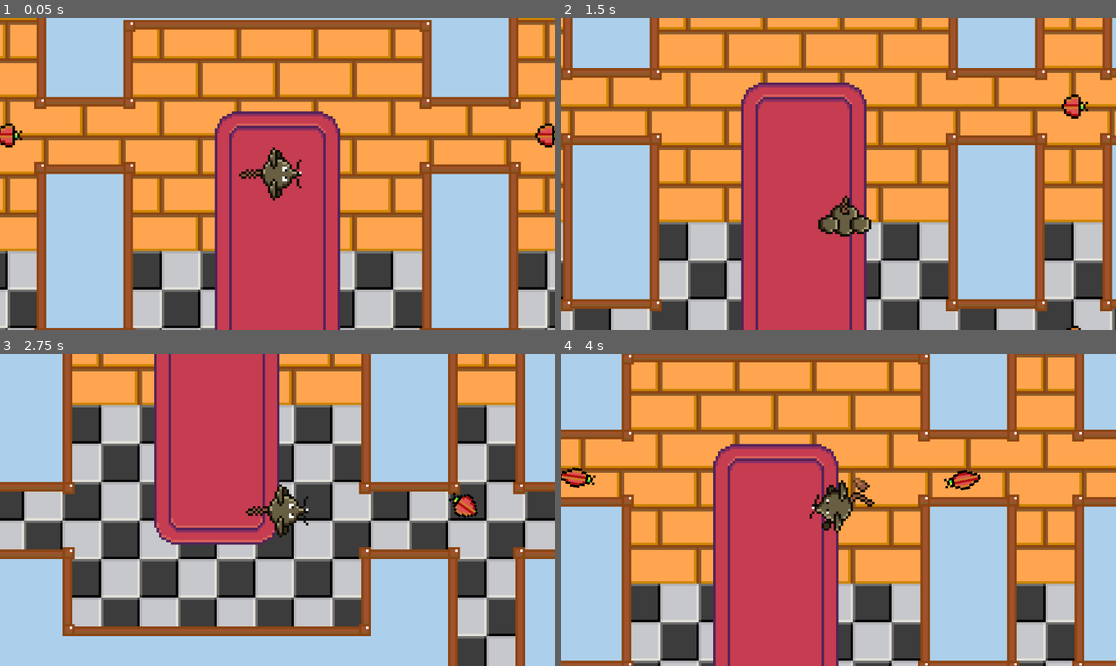
Above: before the commit, frames 1-4 (two rows, left to right).
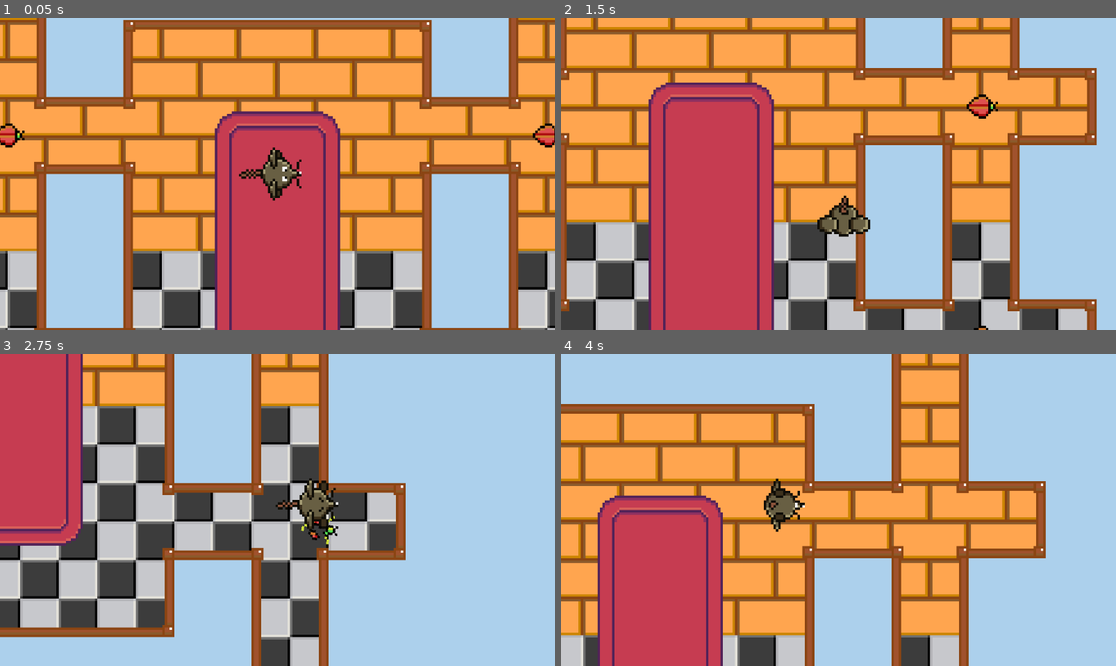
Above: after the commit, the same moments.

Repository: rasmussvala/TDDD23-Cheddar-Chase
Game: Godot game, scene res://scenes/game.tscn
Two runs of this game, one before a commit and one after it. Both use one fixed random seed, a clock stepped at 60 frames per second and the inputs below. This scene is started directly instead of the project's main scene.
Inputs:
- Up to frame 1 (0.05 s): no input
- Up to frame 2 (1.5 s): hold Right (ui_right) 0.53-1.28 s; tap F (ui_attack) at 0.6 s; tap Shift (ui_shift) at 0.8, 1.35 s; hold Down (ui_down) from 1.28 s (still down)
- Up to frame 3 (2.75 s): tap F (ui_attack) at 1.55, 2.1 s; release Down (ui_down) at 2.03 s; hold Right (ui_right) from 2.03 s (still down); tap Shift (ui_shift) at 2.3 s
- Up to frame 4 (4 s): release Right (ui_right) at 2.78 s; hold Up (ui_up) 2.78-3.53 s; tap Shift (ui_shift) at 2.85, 3.8 s; tap F (ui_attack) at 3.05, 3.6 s; hold Left (ui_left) from 3.53 s (still down)

The runs differ from the first frame. In frame 1, 0.1% of the frame differs, in the area x 0-100%, y 35-41%; in frame 2, 76%; in frame 3, 77%; in frame 4, 80%, in the area x 0-100%, y 0-100%.

Commit message:
Added Player health and damage
Now the player can die from the damage from bugs! Some bugs (haha) still exist and will be looked at.

Diff:
--- a/scenes/test/bug.tscn
+++ b/scenes/test/bug.tscn
@@ -1,8 +1,51 @@
-[gd_scene load_steps=16 format=3 uid="uid://ct4xnrb6ua7pq"]
+[gd_scene load_steps=30 format=3 uid="uid://ct4xnrb6ua7pq"]
 
 [ext_resource type="Script" path="res://scripts/bug.gd" id="1_nut6h"]
 [ext_resource type="Texture2D" uid="uid://brjpccue7ndc3" path="res://assets/enemies/bug/walk.png" id="2_etpq1"]
+[ext_resource type="Texture2D" uid="uid://crry18qdidjdo" path="res://assets/enemies/bug/damaged.png" id="2_w6c88"]
 [ext_resource type="PackedScene" uid="uid://cxb8foogagtu4" path="res://scenes/test/HurtBox.tscn" id="3_fnqh4"]
+[ext_resource type="Texture2D" uid="uid://c6dbdnnfvxjrn" path="res://assets/enemies/bug/death.png" id="3_w4eno"]
+[ext_resource type="PackedScene" uid="uid://bq7xttj67lksf" path="res://scenes/test/HitBox.tscn" id="6_wrc18"]
+
+[sub_resource type="AtlasTexture" id="AtlasTexture_ftat6"]
+atlas = ExtResource("2_w6c88")
+region = Rect2(96, 0, 32, 32)
+
+[sub_resource type="AtlasTexture" id="AtlasTexture_rvv3x"]
+atlas = ExtResource("2_w6c88")
+region = Rect2(64, 0, 32, 32)
+
+[sub_resource type="AtlasTexture" id="AtlasTexture_naant"]
+atlas = ExtResource("2_w6c88")
+region = Rect2(32, 0, 32, 32)
+
+[sub_resource type="AtlasTexture" id="AtlasTexture_770tq"]
+atlas = ExtResource("2_w6c88")
+region = Rect2(0, 0, 32, 32)
+
+[sub_resource type="AtlasTexture" id="AtlasTexture_npfki"]
+atlas = ExtResource("3_w4eno")
+region = Rect2(0, 0, 32, 32)
+
+[sub_resource type="AtlasTexture" id="AtlasTexture_i5scv"]
+atlas = ExtResource("3_w4eno")
+region = Rect2(32, 0, 32, 32)
+
+[sub_resource type="AtlasTexture" id="AtlasTexture_kcyrs"]
+atlas = ExtResource("3_w4eno")
+region = Rect2(64, 0, 32, 32)
+
+[sub_resource type="AtlasTexture" id="AtlasTexture_6nx6m"]
+atlas = ExtResource("3_w4eno")
+region = Rect2(96, 0, 32, 32)
+
+[sub_resource type="AtlasTexture" id="AtlasTexture_god8v"]
+atlas = ExtResource("3_w4eno")
+region = Rect2(128, 0, 32, 32)
+
+[sub_resource type="AtlasTexture" id="AtlasTexture_furgd"]
+atlas = ExtResource("3_w4eno")
+region = Rect2(160, 0, 32, 32)
 
 [sub_resource type="AtlasTexture" id="AtlasTexture_rebt3"]
 atlas = ExtResource("2_etpq1")
@@ -38,6 +81,46 @@
 
 [sub_resource type="SpriteFrames" id="SpriteFrames_7owlx"]
 animations = [{
+"frames": [{
+"duration": 1.0,
+"texture": SubResource("AtlasTexture_ftat6")
+}, {
+"duration": 1.0,
+"texture": SubResource("AtlasTexture_rvv3x")
+}, {
+"duration": 1.0,
+"texture": SubResource("AtlasTexture_naant")
+}, {
+"duration": 1.0,
+"texture": SubResource("AtlasTexture_770tq")
+}],
+"loop": false,
+"name": &"damaged",
+"speed": 5.0
+}, {
+"frames": [{
+"duration": 1.0,
+"texture": SubResource("AtlasTexture_npfki")
+}, {
+"duration": 1.0,
+"texture": SubResource("AtlasTexture_i5scv")
+}, {
+"duration": 1.0,
+"texture": SubResource("AtlasTexture_kcyrs")
+}, {
+"duration": 1.0,
+"texture": SubResource("AtlasTexture_6nx6m")
+}, {
+"duration": 1.0,
+"texture": SubResource("AtlasTexture_god8v")
+}, {
+"duration": 1.0,
+"texture": SubResource("AtlasTexture_furgd")
+}],
+"loop": false,
+"name": &"death",
+"speed": 10.0
+}, {
 "frames": [{
 "duration": 1.0,
 "texture": SubResource("AtlasTexture_rebt3")
@@ -75,7 +158,10 @@
 radius = 7.5
 
 [sub_resource type="CircleShape2D" id="CircleShape2D_raih4"]
-radius = 13.0
+radius = 8.0
+
+[sub_resource type="CircleShape2D" id="CircleShape2D_i8w3p"]
+radius = 3.0
 
 [node name="Bug" type="CharacterBody2D"]
 collision_layer = 4
@@ -84,10 +170,8 @@
 
 [node name="sprite" type="AnimatedSprite2D" parent="."]
 sprite_frames = SubResource("SpriteFrames_7owlx")
-animation = &"walk"
+animation = &"death"
 autoplay = "walk"
-frame = 1
-frame_progress = 0.624274
 
 [node name="detectionArea" type="Area2D" parent="."]
 collision_layer = 8
@@ -105,7 +189,6 @@
 scale = Vector2(0.4, 0.4)
 shape = SubResource("CircleShape2D_ehi18")
 one_way_collision_margin = 3.5
-debug_color = Color(0.502437, 0.663305, 0.167264, 0.568627)
 
 [node name="HurtBox" parent="." instance=ExtResource("3_fnqh4")]
 
@@ -113,5 +196,12 @@
 shape = SubResource("CircleShape2D_raih4")
 debug_color = Color(1.10701e-06, 0.650037, 0.115694, 0.42)
 
+[node name="HitBox" parent="." instance=ExtResource("6_wrc18")]
+collision_layer = 32
+
+[node name="CollisionShape2D" type="CollisionShape2D" parent="HitBox"]
+shape = SubResource("CircleShape2D_i8w3p")
+debug_color = Color(0.991119, 0, 0.269717, 0.42)
+
 [connection signal="body_entered" from="detectionArea" to="." method="_on_detection_area_body_entered"]
 [connection signal="body_exited" from="detectionArea" to="." method="_on_detection_area_body_exited"]
--- a/scenes/test/playerCharacter.tscn
+++ b/scenes/test/playerCharacter.tscn
@@ -1,11 +1,13 @@
-[gd_scene load_steps=61 format=3 uid="uid://dnlv8wuw8y7et"]
+[gd_scene load_steps=68 format=3 uid="uid://dnlv8wuw8y7et"]
 
 [ext_resource type="Script" path="res://scripts/player.gd" id="1_p3jmh"]
 [ext_resource type="Texture2D" uid="uid://cnc8pblqp3s00" path="res://assets/mouse/roll.png" id="2_72rxg"]
 [ext_resource type="Texture2D" uid="uid://c2jfclym1rp54" path="res://assets/mouse/idle.png" id="2_ebnf0"]
 [ext_resource type="Texture2D" uid="uid://cuhsqfgqsiwbd" path="res://assets/mouse/attack.png" id="2_kt0ko"]
+[ext_resource type="Texture2D" uid="uid://qrrdbwcuial7" path="res://assets/mouse/damaged.png" id="3_7nwh7"]
 [ext_resource type="Texture2D" uid="uid://dlejngkxu8iex" path="res://assets/mouse/walk.png" id="3_nllni"]
 [ext_resource type="Texture2D" uid="uid://c57n7m8rd2p0r" path="res://assets/mouse/obstruct.png" id="3_wj4mi"]
+[ext_resource type="PackedScene" uid="uid://cxb8foogagtu4" path="res://scenes/test/HurtBox.tscn" id="7_d2iwd"]
 [ext_resource type="PackedScene" uid="uid://bq7xttj67lksf" path="res://scenes/test/HitBox.tscn" id="7_j7bjn"]
 
 [sub_resource type="AtlasTexture" id="AtlasTexture_aml35"]
@@ -55,6 +57,22 @@
 [sub_resource type="AtlasTexture" id="AtlasTexture_54bar"]
 atlas = ExtResource("2_kt0ko")
 region = Rect2(448, 0, 32, 32)
+
+[sub_resource type="AtlasTexture" id="AtlasTexture_dr87v"]
+atlas = ExtResource("3_7nwh7")
+region = Rect2(0, 0, 32, 32)
+
+[sub_resource type="AtlasTexture" id="AtlasTexture_ecrlm"]
+atlas = ExtResource("3_7nwh7")
+region = Rect2(32, 0, 32, 32)
+
+[sub_resource type="AtlasTexture" id="AtlasTexture_ax12m"]
+atlas = ExtResource("3_7nwh7")
+region = Rect2(64, 0, 32, 32)
+
+[sub_resource type="AtlasTexture" id="AtlasTexture_cc6is"]
+atlas = ExtResource("3_7nwh7")
+region = Rect2(96, 0, 32, 32)
 
 [sub_resource type="AtlasTexture" id="AtlasTexture_ufwjx"]
 atlas = ExtResource("2_ebnf0")
@@ -250,6 +268,23 @@
 "loop": false,
 "name": &"attack",
 "speed": 10.0
+}, {
+"frames": [{
+"duration": 1.0,
+"texture": SubResource("AtlasTexture_dr87v")
+}, {
+"duration": 1.0,
+"texture": SubResource("AtlasTexture_ecrlm")
+}, {
+"duration": 1.0,
+"texture": SubResource("AtlasTexture_ax12m")
+}, {
+"duration": 1.0,
+"texture": SubResource("AtlasTexture_cc6is")
+}],
+"loop": false,
+"name": &"damaged",
+"speed": 5.0
 }, {
 "frames": [{
 "duration": 1.0,
@@ -387,9 +422,13 @@
 }]
 
 [sub_resource type="CircleShape2D" id="CircleShape2D_ua4rr"]
+radius = 6.66667
+
+[sub_resource type="CircleShape2D" id="CircleShape2D_h7yqi"]
+radius = 8.33333
 
 [sub_resource type="CircleShape2D" id="CircleShape2D_vktk8"]
-radius = 18.0
+radius = 17.0
 
 [node name="playerCharacter" type="CharacterBody2D"]
 collision_layer = 2
@@ -398,7 +437,7 @@
 
 [node name="playerSprite" type="AnimatedSprite2D" parent="."]
 sprite_frames = SubResource("SpriteFrames_copu8")
-animation = &"attack"
+animation = &"damaged"
 speed_scale = 2.0
 
 [node name="Camera2D" type="Camera2D" parent="."]
@@ -408,9 +447,17 @@
 [node name="playerCollision" type="CollisionShape2D" parent="."]
 scale = Vector2(0.6, 0.6)
 shape = SubResource("CircleShape2D_ua4rr")
-debug_color = Color(0.924898, 4.43766e-05, 0.678286, 0.42)
+
+[node name="HurtBox" parent="." instance=ExtResource("7_d2iwd")]
+scale = Vector2(0.6, 0.6)
+collision_mask = 32
+
+[node name="CollisionShape2D" type="CollisionShape2D" parent="HurtBox"]
+shape = SubResource("CircleShape2D_h7yqi")
+debug_color = Color(1, 0, 0.0999999, 0.682353)
 
 [node name="HitBox" parent="." instance=ExtResource("7_j7bjn")]
 
 [node name="CollisionShape2D" type="CollisionShape2D" parent="HitBox"]
 shape = SubResource("CircleShape2D_vktk8")
+debug_color = Color(0, 0.64181, 0.328266, 0.42)
--- a/scripts/MyHitBox.gd
+++ b/scripts/MyHitBox.gd
@@ -8,9 +8,6 @@
 @onready var collision_shape = $CollisionShape2D
 
 func _ready() -> void:
-	# Initialize the hitbox as disabled
-	collision_layer = 5
-	collision_mask = 0
 	disable_hitbox()
 
 # Function to enable the hitbox
--- a/scripts/MyHurtBox.gd
+++ b/scripts/MyHurtBox.gd
@@ -1,10 +1,19 @@
 class_name MyHurtBox
 extends Area2D
 
+# Reference to the CollisionShape2D node
+@onready var collision_shape = $CollisionShape2D
+
 func _ready() -> void:
-		collision_layer = 0
-		collision_mask = 5
 		connect("area_entered", Callable(self, "_on_area_entered"))
+
+# Function to enable the hurtbox
+func enable_hurtbox() -> void:
+	collision_shape.disabled = false
+
+# Function to disable the hurtbox
+func disable_hurtbox() -> void:
+	collision_shape.disabled = true
 
 func _on_area_entered(hitbox: MyHitBox) -> void:
 	print("HITBOX ENCOUNTERED")
@@ -13,4 +22,4 @@
 		return
 
 	if owner.has_method("take_damage"):
-		owner.take_damage(hitbox.damage)
+		owner.take_damage(hitbox.damage, hitbox.global_position)
--- a/scripts/bug.gd
+++ b/scripts/bug.gd
@@ -10,15 +10,23 @@
 var wander_interval = 3
 var pause_time = 0
 var pause_duration = 2
-
 var max_health = 2
 var current_health = 2
 var is_dead = false
 
-@onready var animated_sprite_2d: AnimatedSprite2D = $sprite
+# Knockback variables
+var knockback_velocity = Vector2.ZERO
+var knockback_duration = 0.2
+var knockback_timer = 0.0
+var knockback_strength = 150
+
+@onready var sprite: AnimatedSprite2D = $sprite
 @onready var ray_cast: RayCast2D = $detectionRay
+@onready var detection_area = $detectionArea
+@onready var hitbox: MyHitBox = $HitBox
 
 func _ready():
+	hitbox.enable_hitbox()
 	if not ray_cast:
 		ray_cast = RayCast2D.new()
 		add_child(ray_cast)
@@ -29,21 +37,27 @@
 	if is_dead:
 		return
 
-	if player and can_see_player():
-		chase_player()
-		pause_time = 0
-	elif pause_time < pause_duration:
-		pause(delta)
+	if knockback_timer > 0:
+		knockback_timer -= delta
+		velocity = knockback_velocity
+		knockback_velocity = knockback_velocity.move_toward(Vector2.ZERO, 500 * delta)
 	else:
-		wander(delta)
+		if player and is_instance_valid(player) and can_see_player():
+			chase_player()
+			pause_time = 0
+		elif pause_time < pause_duration:
+			pause(delta)
+		else:
+			wander(delta)
 
+	# Use move_and_slide() without parameters in Godot 4
 	move_and_slide()
 
 	if velocity != Vector2.ZERO:
-		animated_sprite_2d.rotation = velocity.angle()
+		sprite.rotation = velocity.angle()
 
 func can_see_player() -> bool:
-	if not player:
+	if not player or not is_instance_valid(player):
 		return false
 
 	ray_cast.global_position = global_position
@@ -53,7 +67,10 @@
 	return not ray_cast.is_colliding()
 
 func chase_player():
-	var direction = (player.position - position).normalized()
+	if not player or not is_instance_valid(player):
+		return
+
+	var direction = (player.global_position - global_position).normalized()
 	velocity = direction * chase_speed
 
 func pause(delta):
@@ -64,23 +81,25 @@
 	wander_time += delta
 	if wander_time >= wander_interval:
 		wander_time = 0
-		wander_target = position + Vector2(randf_range(-100, 100), randf_range(-100, 100))
+		wander_target = global_position + Vector2(randf_range(-100, 100), randf_range(-100, 100))
 
-	if position.distance_to(wander_target) > 5:
-		velocity = (wander_target - position).normalized() * wander_speed
+	if global_position.distance_to(wander_target) > 5:
+		velocity = (wander_target - global_position).normalized() * wander_speed
 	else:
 		velocity = Vector2.ZERO
 
 func _on_detection_area_body_entered(body):
-	player = body
-	playerChase = true
+	if body and body.name == "Player":  # Ensure you identify the player correctly
+		player = body
+		playerChase = true
 
-func _on_detection_area_body_exited(_body):
-	player = null
-	playerChase = false
-	pause_time = 0
+func _on_detection_area_body_exited(body):
+	if body and body.name == "Player":
+		player = null
+		playerChase = false
+		pause_time = 0
 
-func take_damage(amount: int):
+func take_damage(amount: int, attacker_position: Vector2):
 	if is_dead:
 		return
 
@@ -90,15 +109,19 @@
 	if current_health <= 0:
 		die()
 	else:
-		# Optionally, play a hurt animation or sound here
-		pass
+		var direction = (global_position - attacker_position).normalized()
+		knockback_velocity = direction * knockback_strength
+		knockback_timer = knockback_duration
+
+		sprite.play("damaged")
+		await sprite.animation_finished
+		sprite.play("walk")
 
 func die():
 	is_dead = true
 	print("Bug died!")
 	# Play death animation
-	#animated_sprite_2d.play("death")
-	# Wait for the animation to finish
-	#await animated_sprite_2d.animation_finished
+	sprite.play("death")
+	await sprite.animation_finished
 	# Remove the bug from the scene
 	queue_free()
--- a/scripts/player.gd
+++ b/scripts/player.gd
@@ -9,27 +9,42 @@
 var is_attacking = false
 var attack_duration = 0.5  # Duration of the attack animation
 
+# Health and knockback variables
+var max_health = 10
+var current_health = 10
+var is_dead = false
+var knockback_velocity = Vector2.ZERO
+var knockback_duration = 0.2
+var knockback_timer = 0.0
+var knockback_strength = 200
+
 # Reference to the playerSprite node
 @onready var sprite = $playerSprite
 @onready var hitbox: MyHitBox = $HitBox
+@onready var hurtbox = $HurtBox  # Assuming a HurtBox Area2D for collision detection
 
 func _ready():
 	# Correct connection to the animation_finished signal using Callable
 	sprite.connect("animation_finished", Callable(self, "_on_animation_finished"))
 	hitbox.disable_hitbox()  # Ensure hitbox is disabled initially
+	hurtbox.enable_hurtbox()  # Ensure hurtbox is enabled initially
+	hurtbox.connect("body_entered", Callable(self, "_on_hurtbox_body_entered"))
 
 func _process(delta):
-	if is_attacking:
-		# Handle attacking
-		if not sprite.is_playing():
-			is_attacking = false
-			# If not rolling, set to idle
-			if !is_rolling:
-				sprite.play("idle")
-		else:
-			# Ensure that we don't handle movement while attacking
-			return
+	if is_dead:
+		return
 
+	if knockback_timer > 0:
+		knockback_timer -= delta
+		velocity = knockback_velocity
+		knockback_velocity = knockback_velocity.move_toward(Vector2.ZERO, 5 * delta)  # Reduce knockback gradually
+	else:
+		handle_movement_and_actions(delta)
+
+	# Move the character using the set velocity property
+	move_and_slide()
+
+func handle_movement_and_actions(delta):
 	if is_rolling:
 		# Rolling logic
 		roll_timer -= delta
@@ -39,10 +54,36 @@
 		else:
 			# Gradually reduce roll speed to zero as the timer goes down
 			velocity = velocity.normalized() * lerp(roll_speed, 0, 1 - (roll_timer / roll_duration))
+
+	elif is_attacking:
+		# Handle attacking
+		if !sprite.is_playing():
+			is_attacking = false
+			# If not rolling, set to idle
+			if !is_rolling:
+				sprite.play("idle")
+			velocity = Vector2.ZERO  # Stop moving after attack animation
+		else:
+			# During attack, only stop movement if no input is given
+			var input_vector = Vector2.ZERO
+			if Input.is_action_pressed("ui_right"):
+				input_vector.x += 1
+			if Input.is_action_pressed("ui_left"):
+				input_vector.x -= 1
+			if Input.is_action_pressed("ui_down"):
+				input_vector.y += 1
+			if Input.is_action_pressed("ui_up"):
+				input_vector.y -= 1
+
+			if input_vector.length() > 0:
+				# Normalize the input_vector to ensure consistent speed in all directions
+				velocity = input_vector.normalized() * speed
+				sprite.rotation = velocity.angle()
+			else:
+				velocity = Vector2.ZERO  # Stop moving if no input
+
 	else:
-		# Handle normal movement input if not rolling
-		velocity = Vector2.ZERO
-
+		# Handle normal movement input if not rolling or attacking
 		var input_vector = Vector2.ZERO
 		if Input.is_action_pressed("ui_right"):
 			input_vector.x += 1
@@ -61,29 +102,28 @@
 				sprite.play("walk")  # Play walking animation
 			# Rotate the sprite to face the direction of movement
 			sprite.rotation = velocity.angle()
+		else:
+			velocity = Vector2.ZERO  # Stop moving if no input is detected
+			if !is_attacking and !is_rolling:
+				sprite.play("idle")  # Play idle animation if not attacking or rolling
 
-			# Roll mechanic: Only allow rolling if there is movement input and the roll action is just pressed
-			if Input.is_action_just_pressed("ui_shift") and input_vector.length() > 0:  # Shift key
-				is_rolling = true
-				roll_timer = roll_duration
-				velocity = velocity.normalized() * roll_speed  # Fast forward motion
-				sprite.play("roll")  # Play roll animation
-		else:
-			# Play idle animation if no movement and not colliding
-			if !is_colliding():
-				sprite.play("idle")
-
-	# Move the character using the set velocity property
-	move_and_slide()
+		# Roll mechanic: Only allow rolling if there is movement input and the roll action is just pressed
+		if Input.is_action_just_pressed("ui_shift") and input_vector.length() > 0:  # Shift key
+			is_rolling = true
+			roll_timer = roll_duration
+			velocity = velocity.normalized() * roll_speed  # Fast forward motion
+			sprite.play("roll")  # Play roll animation
 
 	if Input.is_action_just_pressed("ui_attack") and !is_rolling:
 		is_attacking = true
 		sprite.play("attack")
 		hitbox.enable_hitbox()  # Enable hitbox at the start of the attack
+		hurtbox.disable_hurtbox()	# Disable hurtbox at the start of the attack
 
 	# Play obstruct animation if there is a collision and not rolling
 	if is_colliding() and !is_rolling and !is_attacking:
 		sprite.play("obstruct")
+
 
 # Function to check for collision
 func is_colliding() -> bool:
@@ -93,6 +133,36 @@
 			return true  # Collision detected
 	return false  # No collision detected
 
+# Function to handle taking damage
+func take_damage(amount: int, attacker_position: Vector2):
+	if is_dead:
+		return
+
+	current_health -= amount
+	print("Player took damage! Current health: ", current_health)
+
+	if current_health <= 0:
+		die()
+	else:
+		# Calculate knockback direction here
+		var direction = (position - attacker_position).normalized()
+		knockback_velocity = direction * knockback_strength
+		knockback_timer = knockback_duration
+		sprite.play("damaged")
+
+func die():
+	is_dead = true
+	print("Player died! Game will reset.")
+	# Reset the game or reload the scene
+	get_tree().reload_current_scene()
+
+# Hurtbox body entered callback
+func _on_hurtbox_body_entered(body):
+	# Assume the body is the attacker's hitbox and it has a position
+	if body is MyHitBox:
+		var attacker_position = body.global_position
+		take_damage(1, attacker_position)  # Pass the damage amount and the attacker’s position
+
 # Animation finished callback
 func _on_animation_finished() -> void:
 	if is_rolling:
@@ -101,6 +171,8 @@
 	elif is_attacking:
 		is_attacking = false
 		hitbox.disable_hitbox()
+		hurtbox.enable_hurtbox()
 		# Ensure idle animation plays when attack is done if not rolling
 		if !is_rolling:
 			sprite.play("idle")
+		velocity = Vector2.ZERO  # Stop moving after attack animation
Binary file added: assets/enemies/bug/damaged.png
Binary file added: assets/enemies/bug/death.png
Binary file added: assets/mouse/damaged.png
